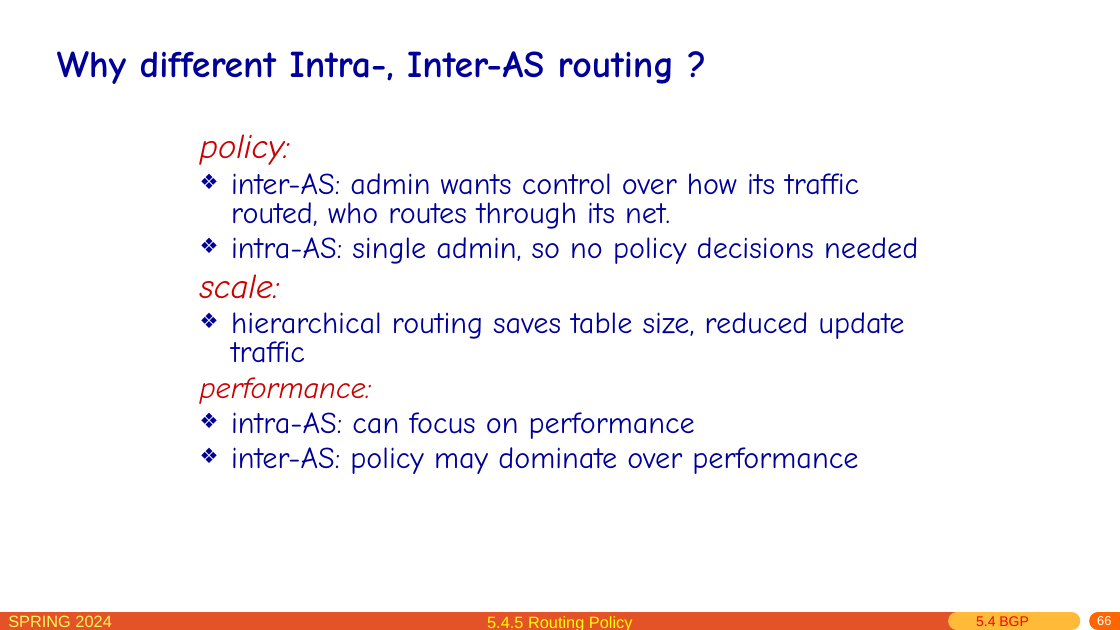
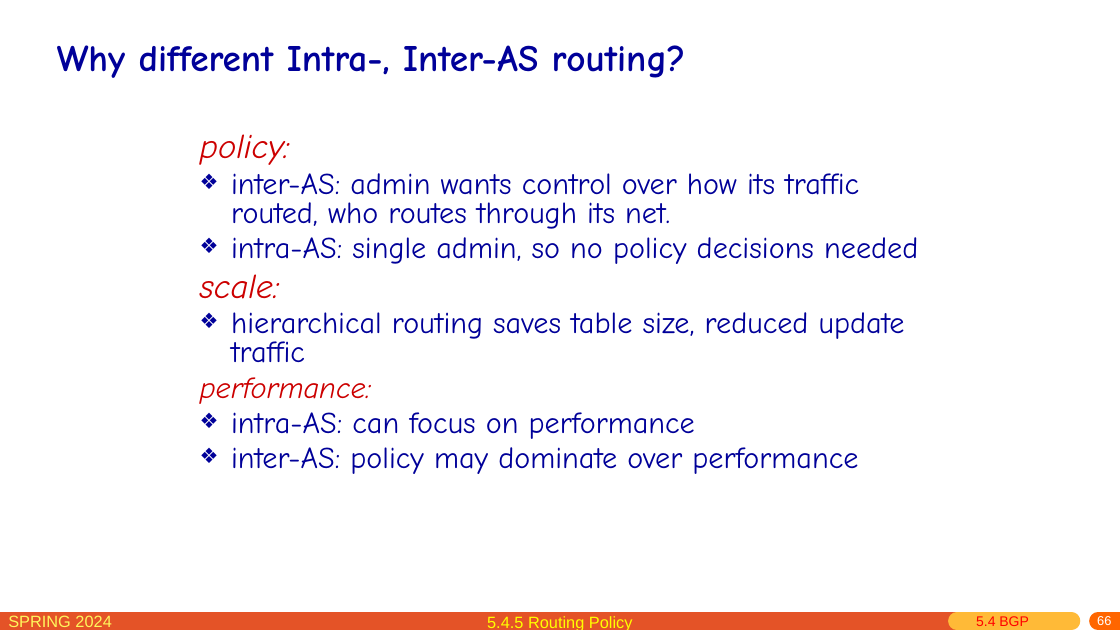
Before and after one commit to network-whu/slides, a slide deck: slide 66 of pptx/chapter5.pptx. Drawn at 1120x630 pixels with LibreOffice and Linux fonts; fonts in the diff are those of the drawing. Boxes give left, top, right and bottom in pixels: in the first picture for what was removed or moved away, otherwise in the second. Text is boxed around its words. In the diff, an @@ line names an element or a change of style, - is before the commit and + after.

```diff
--- a/pptx/chapter5.pptx
+++ b/pptx/chapter5.pptx
@@ title at <box>57,45,686,78</box>: text changed; size 32.4 to 32 pt @@
-Why different Intra-, Inter-AS routing ?
+Why different Intra-, Inter-AS routing?
```
Also in this commit, not shown: 3 other slides changed.
